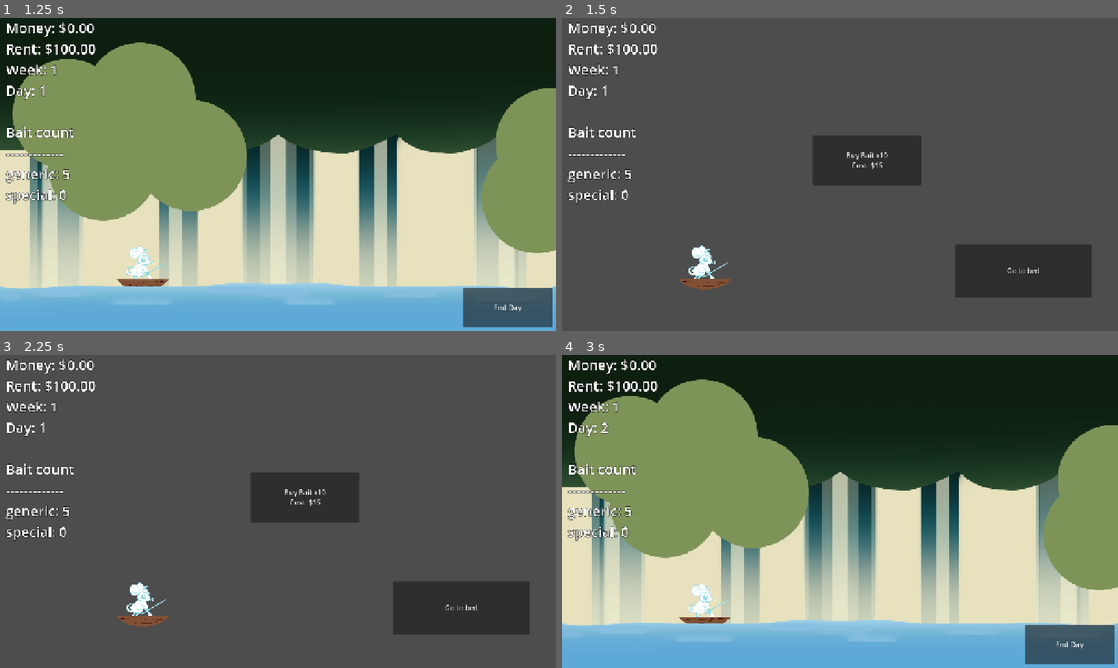
Above: before the commit, frames 1-4 (two rows, left to right).
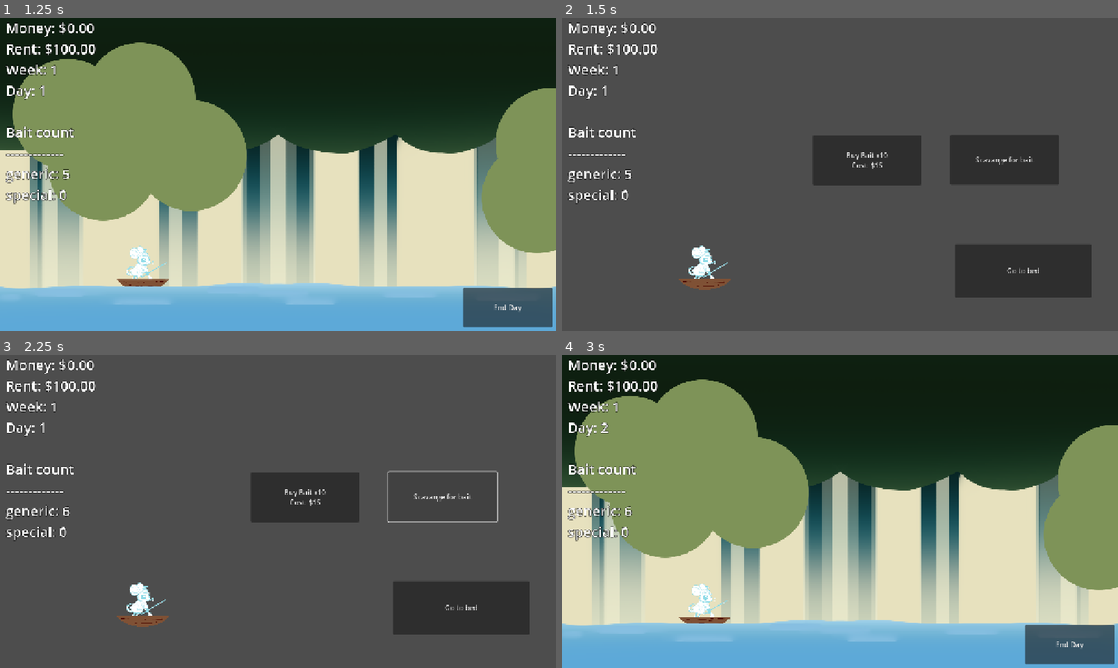
Above: after the commit, the same moments.

Repository: Meoah/Team-Awesome
Game: Godot game, scene res://scenes/default.tscn
Two runs of this game, one before a commit and one after it. Both use one fixed random seed, a clock stepped at 60 frames per second and the inputs below.
Inputs (mouse positions are in pixels of both pictures, inside the frame that each line leads up to):
- Up to frame 1 (1.25 s): click (283, 158) at 0.5 s
- Up to frame 2 (1.5 s): click "End Day" at 1.25 s
- Up to frame 3 (2.25 s): click (444, 495) at 2 s, where only the run after the commit has a clickable "Scavange for bait"
- Up to frame 4 (3 s): click "Go to bed" at 2.75 s

Frame 1 is identical in both runs. In frame 2, 3.0% of the frame differs, in the area x 69-90%, y 37-54%; in frame 3, 0.3%; in frame 4, less than 0.1%.

Commit message:
0.21

Diff:
--- a/scenes/game/nighttime_main.tscn
+++ b/scenes/game/nighttime_main.tscn
@@ -24,6 +24,13 @@
 offset_bottom = 385.0
 text = "Buy Bait x10
 Cost: $15"
+
+[node name="Scavenge" type="Button" parent="."]
+offset_left = 894.0
+offset_top = 269.0
+offset_right = 1144.0
+offset_bottom = 384.0
+text = "Scavange for bait"
 
 [node name="Sleep" type="Button" parent="."]
 offset_left = 905.0
@@ -89,5 +96,6 @@
 text = "oh."
 
 [connection signal="pressed" from="BuyBait" to="." method="_on_buy_bait_pressed"]
+[connection signal="pressed" from="Scavenge" to="." method="_on_scavenge_pressed"]
 [connection signal="pressed" from="Sleep" to="." method="_on_sleep_pressed"]
 [connection signal="pressed" from="Control/ded" to="." method="_on_ded_pressed"]
--- a/scenes/ui/arrows.tscn
+++ b/scenes/ui/arrows.tscn
@@ -24,7 +24,6 @@
 script = ExtResource("2_sopvo")
 name = "Bug Eyed Fish"
 image = ExtResource("3_kpqud")
-value = 2
 weight = 5
 time = 5.0
 metadata/_custom_type_script = "uid://mc3jtnmgq6ns"
@@ -33,7 +32,6 @@
 script = ExtResource("2_sopvo")
 name = "Rainbow Eel"
 image = ExtResource("4_ybko8")
-value = 10
 weight = 600
 correct_inputs = Array[String](["Down", "Left", "Up", "Right", "Down", "Down"])
 time = 2.0
@@ -43,7 +41,6 @@
 script = ExtResource("2_sopvo")
 name = "Trash"
 image = ExtResource("5_epdnh")
-value = -1
 correct_inputs = Array[String](["Up", "Up", "Right"])
 time = 2.0
 metadata/_custom_type_script = "uid://mc3jtnmgq6ns"
@@ -61,7 +58,6 @@
 script = ExtResource("2_sopvo")
 name = "Shroomle"
 image = ExtResource("7_qdfjh")
-value = 5
 weight = 500
 correct_inputs = Array[String](["Right", "Left", "Left", "Left", "Up", "Down"])
 time = 5.0
--- a/scripts/game/daytime_main.gd
+++ b/scripts/game/daytime_main.gd
@@ -39,12 +39,11 @@
 	_update_info()
 
 
-	if Input.is_action_just_pressed("ui_accept") && !bobberActive:
+	if Input.is_action_just_pressed("ui_accept") && !bobberActive && player_data.use_bait("generic"):
 		bobber.global_position = MC.global_position + Vector2(0,-50)
 		bobber.apply_impulse(Vector2(500,-500))
 		add_child(bobber)
 		move_child(bobber, 3)
-		player_data.use_bait("generic")
 		bobberActive = true
 
 	#Placeholder bobber animation
--- a/scripts/game/nighttime_main.gd
+++ b/scripts/game/nighttime_main.gd
@@ -1,6 +1,8 @@
 extends Node2D
 
 @export var info : Label
+
+var scavange : int = 0
 
 func _on_buy_bait_pressed() -> void:
 	if player_data.spend_money(15.0):
@@ -16,6 +18,7 @@
 	GameManager.change_scene_deferred(GameManager.daytime_scene)
 
 func _ready() -> void:
+	scavange = 0
 	if player_data.get_day() == 5:
 		$Sleep.text = "Pay rent or die"
 
@@ -49,3 +52,11 @@
 func _on_ded_pressed():
 	player_data._reset_all()
 	GameManager.request_main_menu()
+
+
+func _on_scavenge_pressed() -> void:
+	if scavange < 3:
+		scavange += 1
+		player_data._add_bait("generic", 1)
+		if scavange >= 3:
+			$Scavenge.visible = false
--- a/scripts/ui/arrows.gd
+++ b/scripts/ui/arrows.gd
@@ -191,7 +191,7 @@
 		elif varied_obscured:
 			current_value = current_fish.value * 1.75
 		input_string.set_text(current_fish.name + "\n Weight: " + str(current_fish.weight) + "\n Value: " + str(current_value))
-		player_data._add_money(current_fish.value)
+		player_data._add_money(current_value)
 		await get_tree().create_timer(3).timeout
 		GameManager.popup_queue.dismiss_popup()
 
--- a/scripts/util/fish_resource.gd
+++ b/scripts/util/fish_resource.gd
@@ -4,7 +4,7 @@
 
 @export var name : String #Choose Fishes Name
 @export var image : Texture #Apply Fishes Image
-@export var value : int = 1 #Change Fishes worth on catch
+@export var value : float = 1 #Change Fishes worth on catch
 @export var weight : int = 1 #Change Fishes Weight
 @export var correct_inputs : Array[String] = ["Left","Right","Up","Down"] #Change the input pattern for fish
 @export var time : float #Change the countdown timer per Fish
Not shown: 1 places in assets/textures/ui/Arrows/0.tres that only renumber resources
Not shown: 1 places in assets/textures/ui/Arrows/1.tres that only renumber resources
Not shown: 1 places in assets/textures/ui/Arrows/2.tres that only renumber resources
Not shown: 1 places in assets/textures/ui/Arrows/3.tres that only renumber resources
Not shown: 1 places in scenes/game/daytime_main.tscn that only renumber resources
Not shown: 1 places in scenes/game/main_menu.tscn that only renumber resources
Not shown: 1 places in scenes/ui/arrow_sprite.tscn that only renumber resources
Not shown: 1 places in scenes/ui/arrows.tscn that only renumber resources
